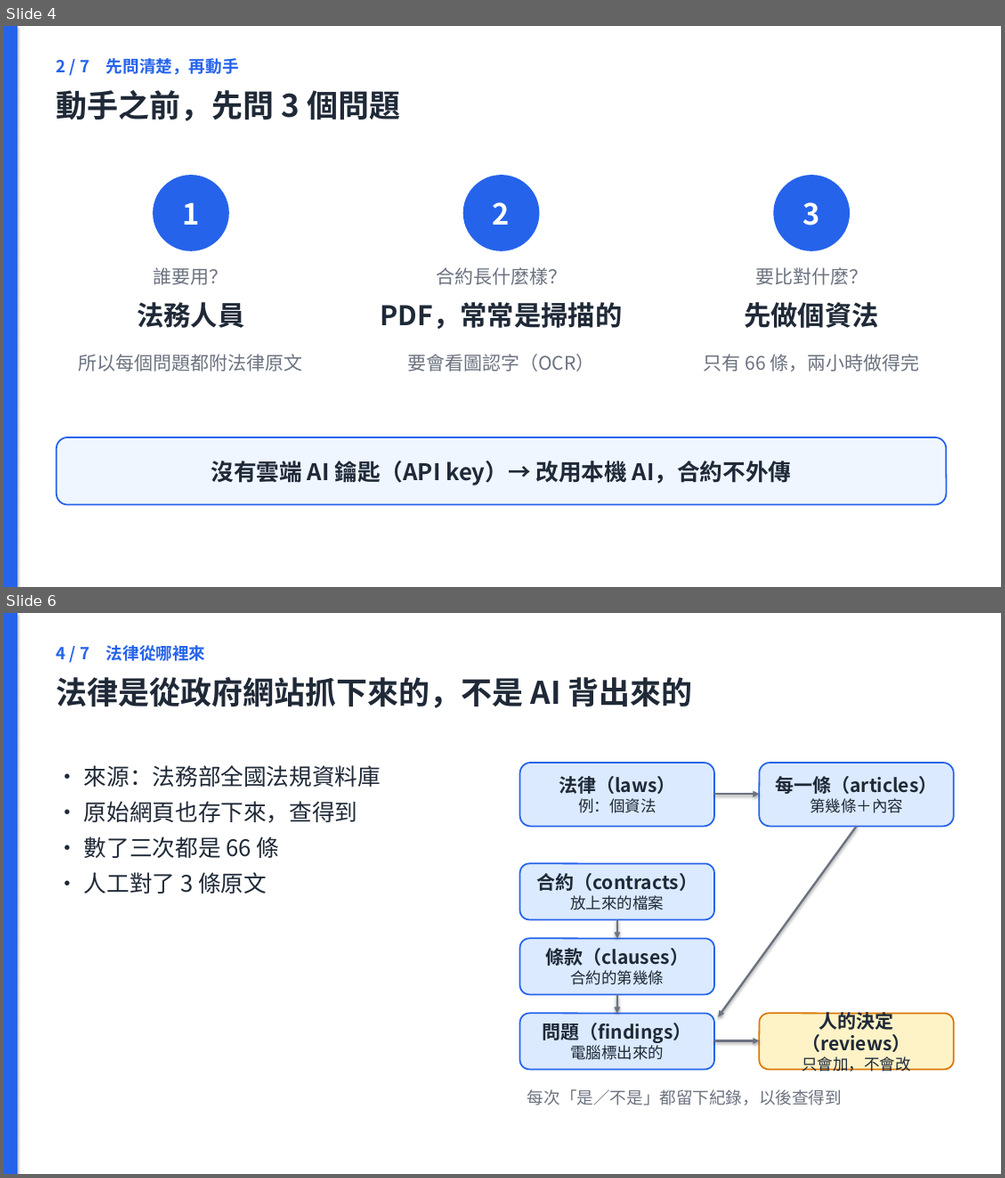
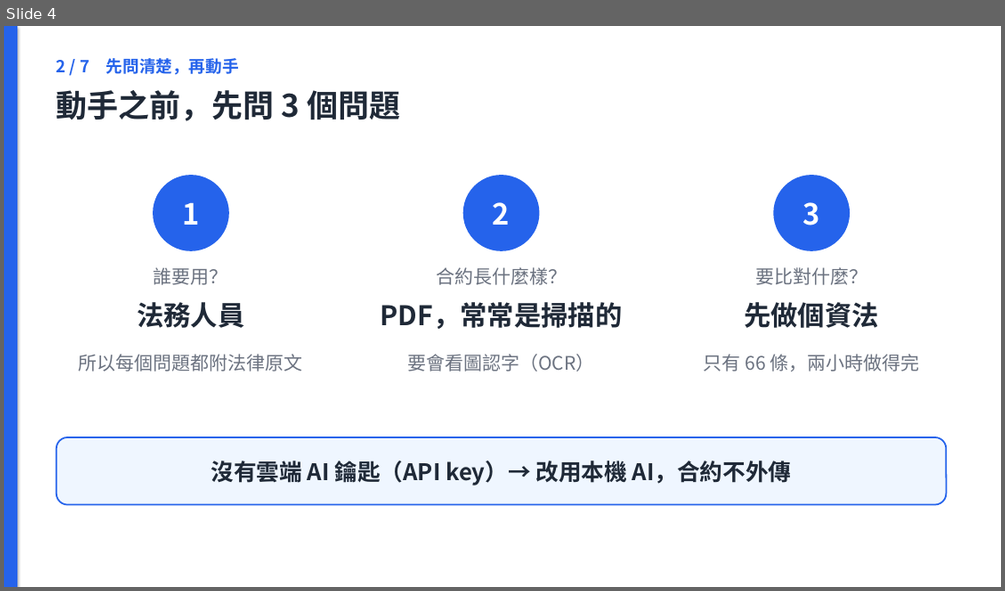
Before and after one commit to jaylooloomi/contract-check, a slide deck: docs/deck/合約外規檢查_簡報.pptx. Shown one above the other, each under a label of ours: slides 4 and 6 before the commit, slide 4 after it; the slides between them are not shown. The pictures are 1005x1178 and 1005x591 pixels, drawn with LibreOffice and Linux fonts; fonts in the diff are those of the drawing. Boxes give left, top, right and bottom in pixels: in the first picture for what was removed or moved away, otherwise in the second. Text is boxed around its words. In the diff, an @@ line names an element or a change of style, - is before the commit and + after.

```diff
--- a/docs/deck/合約外規檢查_簡報.pptx
+++ b/docs/deck/合約外規檢查_簡報.pptx
@@ slide 6 removed at [4,613,1001,1174], background #FFFFFF @@
@@ rectangle removed at [4,613,17,1174] @@
@@ text removed at [57,645,206,661] @@
-4 / 7 法律從哪裡來
@@ text removed at [57,677,693,708] @@
-法律是從政府網站抓下來的，不是 AI 背出來的
@@ text removed at [84,765,380,893] @@
-• 來源：法務部全國法規資料庫
-• 原始網頁也存下來，查得到
-• 數了三次都是 66 條
-• 人工對了 3 條原文
@@ rounded rectangle removed at [520,763,714,826] @@
-法律（laws）
-例：個資法
@@ rounded rectangle removed at [760,763,954,826] @@
-每一條（articles）
-第幾條＋內容
@@ arrow removed from (714, 794) to (760, 794) @@
@@ arrow removed from (857, 826) to (718, 1017) @@
@@ rounded rectangle removed at [520,863,714,919] @@
-合約（contracts）
-放上來的檔案
@@ arrow removed from (617, 919) to (617, 938) @@
@@ rounded rectangle removed at [520,938,714,995] @@
-條款（clauses）
-合約的第幾條
@@ arrow removed from (617, 995) to (617, 1013) @@
@@ rounded rectangle removed at [520,1013,714,1070] @@
-問題（findings）
-電腦標出來的
@@ rounded rectangle removed at [760,1013,954,1070] @@
-人的決定（reviews）
-只會加，不會改
@@ arrow removed from (714, 1041) to (760, 1041) @@
@@ text removed at [527,1089,841,1105] @@
-每次「是／不是」都留下紀錄，以後查得到
```
Also in this commit, not shown: 7 slides changed, 3 other slides removed, 22 other files.
